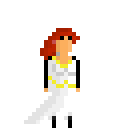
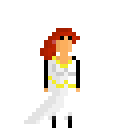
Revision of a layered w=128, h=128 image; what changed, layer by layer:
renamed "Background" to "ClericFemaleLongRed1.png", painted on it over [left=48, top=52, right=60, bottom=60]
